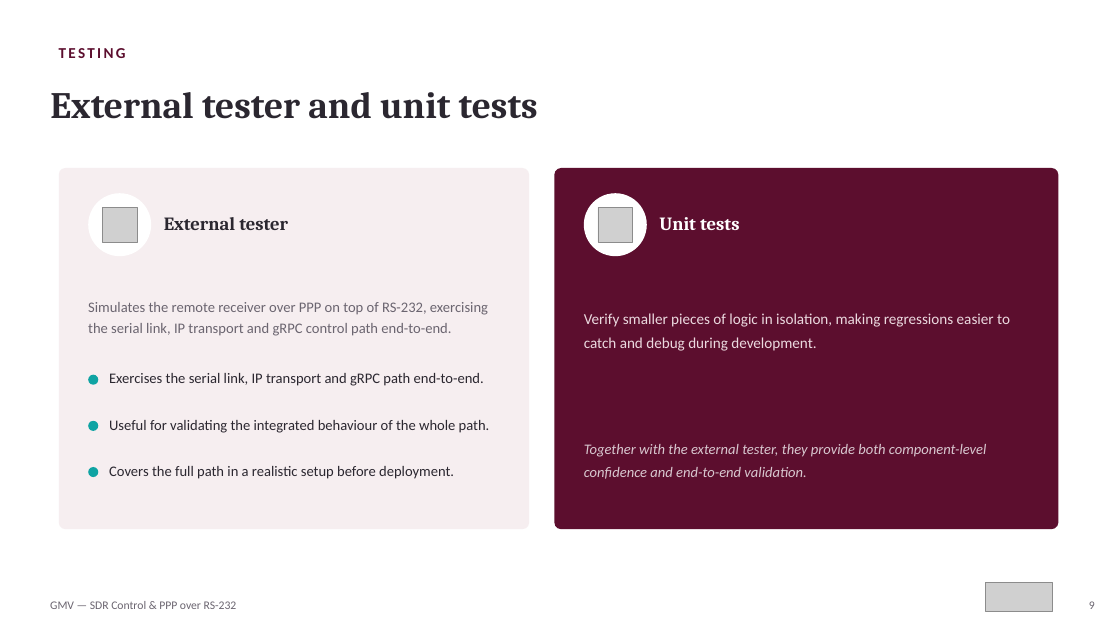
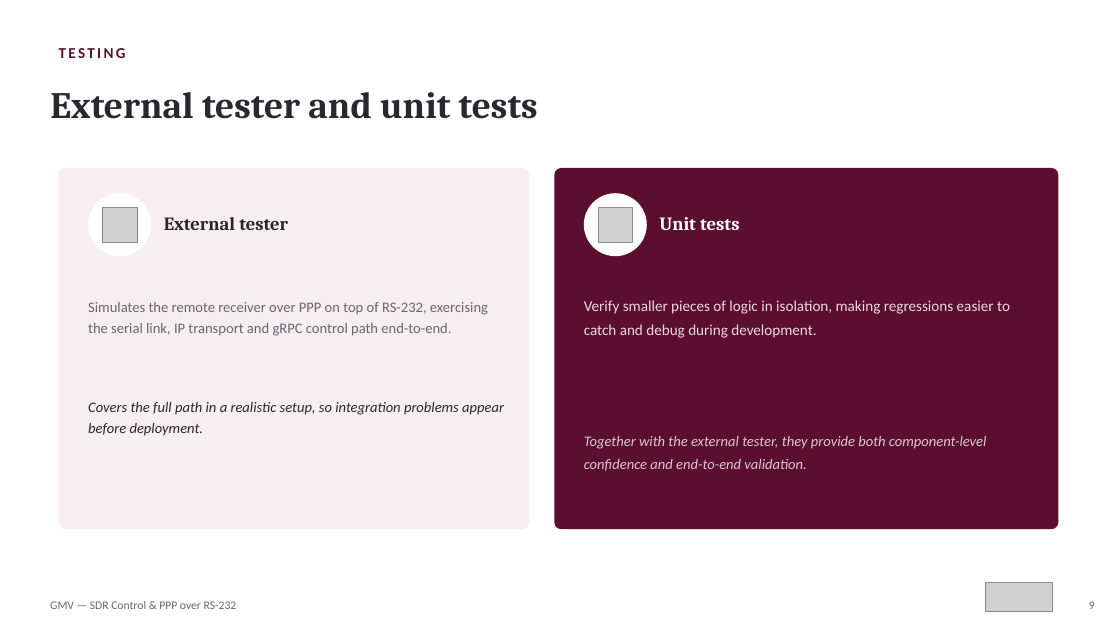
Before and after one commit to KingPixelKP/APDC-Report, a slide deck: slide 10 of Internship_Defense.pptx. Drawn at 1120x630 pixels with LibreOffice and Linux fonts; fonts in the diff are those of the drawing; grey boxes stand for pictures. Boxes give left, top, right and bottom in pixels: in the first picture for what was removed or moved away, otherwise in the second. Text is boxed around its words. In the diff, an @@ line names an element or a change of style, - is before the commit and + after.

```diff
--- a/Internship_Defense.pptx
+++ b/Internship_Defense.pptx
@@ text "Verify smaller pieces of logic ...": place and size @@
-text "Verify smaller pieces of logic ..." at bbox=[584, 313, 1010, 351]
+text "Verify smaller pieces of logic ..." at bbox=[584, 300, 1010, 338]
@@ ellipse removed at bbox=[88, 375, 98, 385] @@
@@ text removed at bbox=[109, 373, 484, 386] @@
-Exercises the serial link, IP transport and gRPC path end-to-end.
@@ text at bbox=[88, 402, 504, 436]: text changed; italic on @@
-Covers the full path in a realistic setup before deployment.
+Covers the full path in a realistic setup, so integration problems appear before deployment.
@@ text "Together with the external tester, ...": place and size @@
-text "Together with the external tester, ..." at bbox=[584, 444, 987, 479]
+text "Together with the external tester, ..." at bbox=[584, 436, 987, 471]
@@ ellipse removed at bbox=[88, 421, 98, 431] @@
@@ text removed at bbox=[109, 420, 490, 433] @@
-Useful for validating the integrated behaviour of the whole path.
@@ ellipse removed at bbox=[88, 467, 98, 477] @@
```
Also in this commit, not shown: 1 other file.
